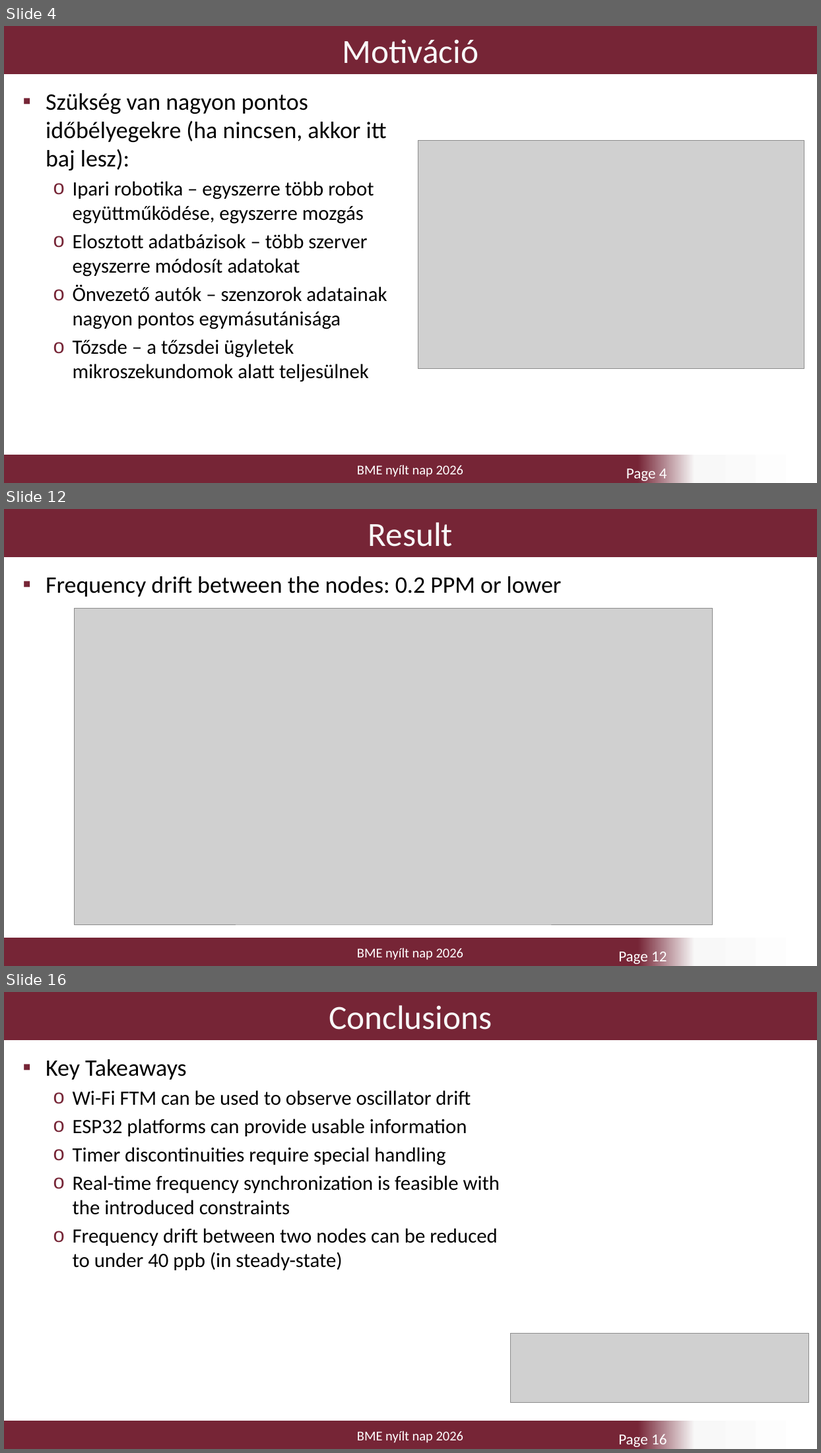
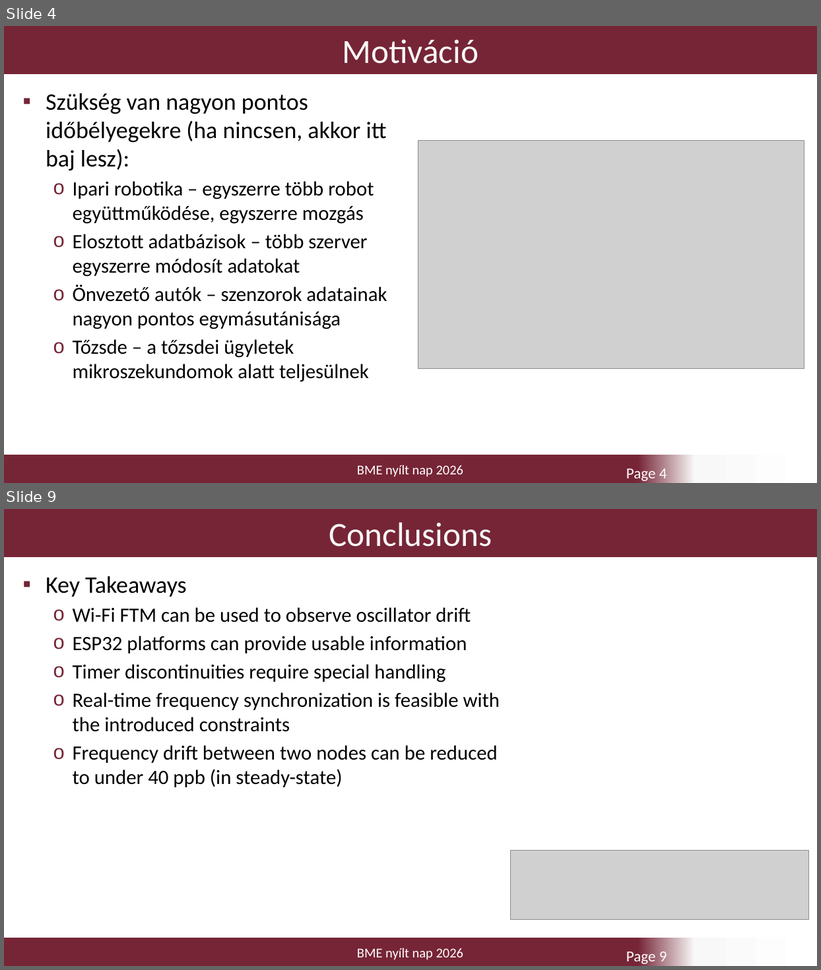
Before and after one commit to mineroni/FTMQuartzDriftDemonstrator, a slide deck: FTM_nyilt_nap.pptx. Shown one above the other, each under a label of ours: slides 4, 12 and 16 before the commit, slides 4 and 9 after it; the slides between them are not shown. The pictures are 821x1453 and 821x970 pixels, drawn with LibreOffice and Linux fonts; fonts in the diff are those of the drawing; grey boxes stand for pictures; background and template pictures are left out. Boxes give left, top, right and bottom in pixels: in the first picture for what was removed or moved away, otherwise in the second. Text is boxed around its words. In the diff, an @@ line names an element or a change of style, - is before the commit and + after.

```diff
--- a/FTM_nyilt_nap.pptx
+++ b/FTM_nyilt_nap.pptx
@@ slide 12 removed at <box>4,509,817,966</box>, background #FFFFFF; not listed: 1 template element that a slide beside it also shows @@
@@ title removed at <box>4,509,817,557</box> @@
-Result
@@ text removed at <box>46,576,562,597</box> @@
-▪ Frequency drift between the nodes: 0.2 PPM or lower
@@ picture removed at <box>74,608,713,924</box> @@
@@ page number removed at <box>618,952,667,964</box> @@
-Page 12
@@ what was slide 16 is now slide 9 @@
@@ page number at <box>626,952,667,964</box>: text changed @@
-Page 16
+Page 9
```
Also in this commit, not shown: 3 slides added, 9 other slides removed.
